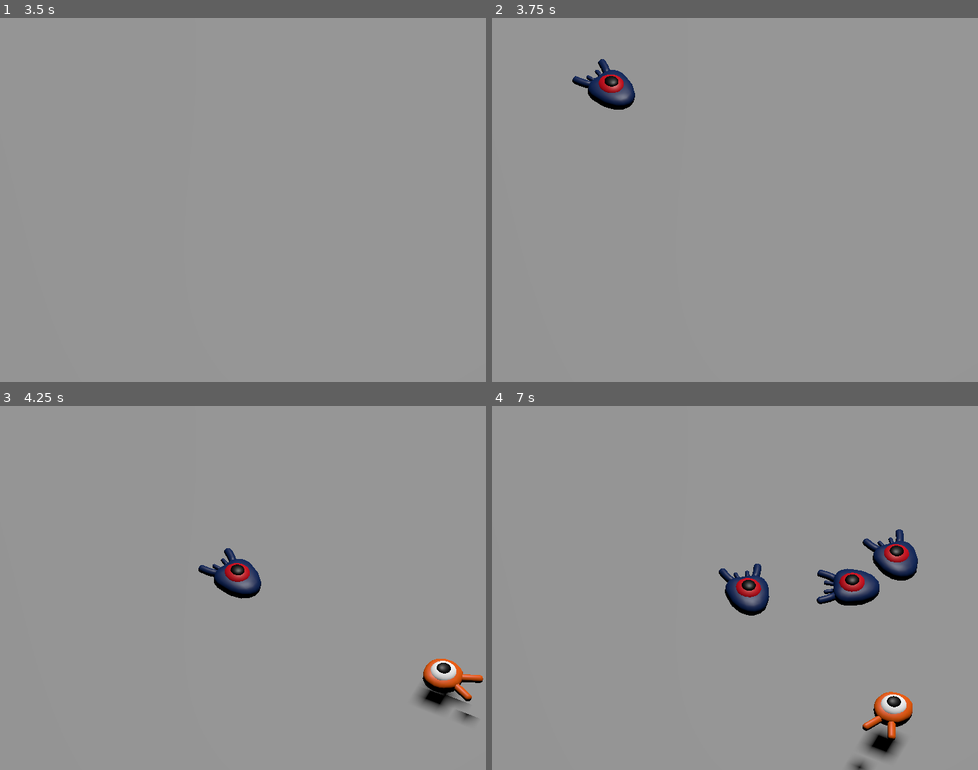
Above: before the commit, frames 1-4 (two rows, left to right).
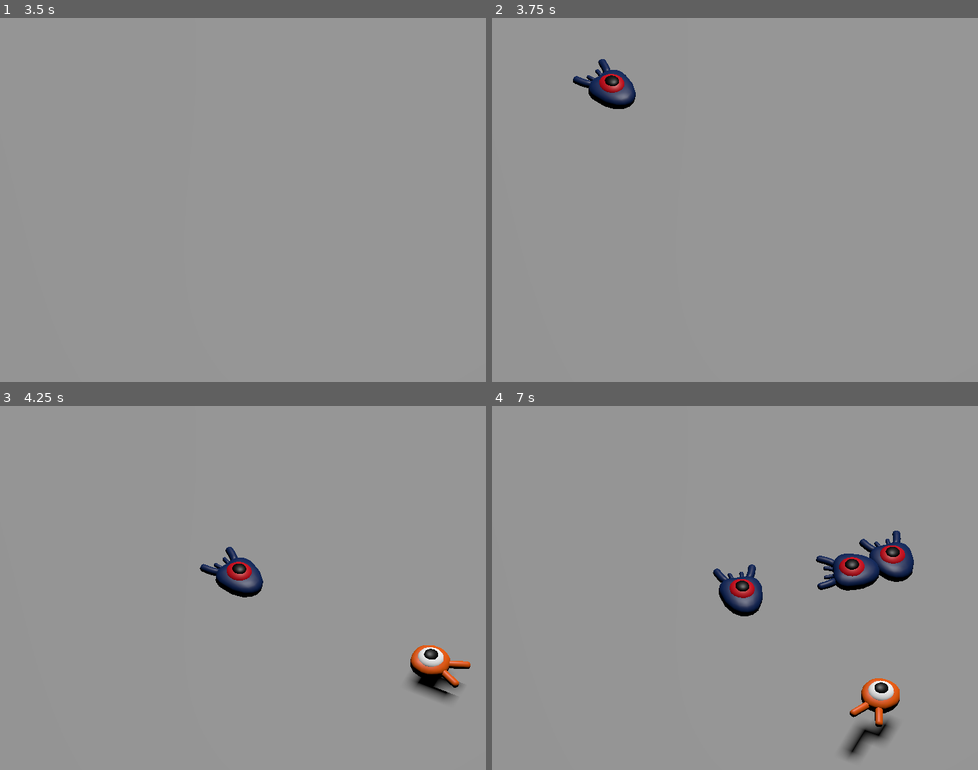
Above: after the commit, the same moments.

Repository: Banzubie/3dLearning
Game: Godot game, scene res://main.tscn
The game is run twice, just before and just after one commit, with the same random seed, the same clock (stepped at 60 frames per second) and the same inputs.
Inputs:
- Up to frame 1 (3.5 s): tap Enter at 0.5 s; hold D (move_right) 0.53-1.28 s; tap Space (jump) at 0.77, 1.52, 3.02 s; hold S (move_down) 1.28-2.03 s; hold D (move_right) 2.03-2.78 s; hold W (move_up) from 2.78 s (still down)
- Up to frame 2 (3.75 s): tap Space (jump) at 3.5 s; release W (move_up) at 3.53 s; hold A (move_left) from 3.53 s (still down)
- Up to frame 3 (4.25 s): keep holding A (move_left); tap Space (jump) at 3.77 s
- Up to frame 4 (7 s): tap Space (jump) at 4.52, 6.02, 6.77 s; release A (move_left) at 5.03 s; hold S (move_down) 5.03-5.78 s; hold D (move_right) 5.78-6.53 s; hold W (move_up) from 6.53 s (still down)

Frame 1 is identical in both runs. In frame 2, less than 0.1% of the frame differs, in the area x 16-30%, y 11-26%; in frame 3, 2.2%; in frame 4, 5.1%, in the area x 45-88%, y 33-100%.
Error after the commit: Invalid call. Nonexistent function 'squash' in base 'CharacterBody3D (Mob.gd)'. (res://player.gd:42)

Commit message:
added mob bouncing

Diff:
--- a/player.gd
+++ b/player.gd
@@ -32,5 +32,15 @@
 	if is_on_floor() and Input.is_action_just_pressed("jump"):
 		target_velocity.y = jump_impulse
 
+	for index in range(get_slide_collision_count()):
+		var collision = get_slide_collision(index)
+		if collision.get_collider() == null:
+			continue
+		if collision.get_collider().is_in_group("mob"):
+			var mob = collision.get_collider()
+			if Vector3.UP.dot(collision.get_normal()) > 0.1:
+				mob.squash()
+				target_velocity.y = bounce_impulse
+
 	velocity = target_velocity
 	move_and_slide()
